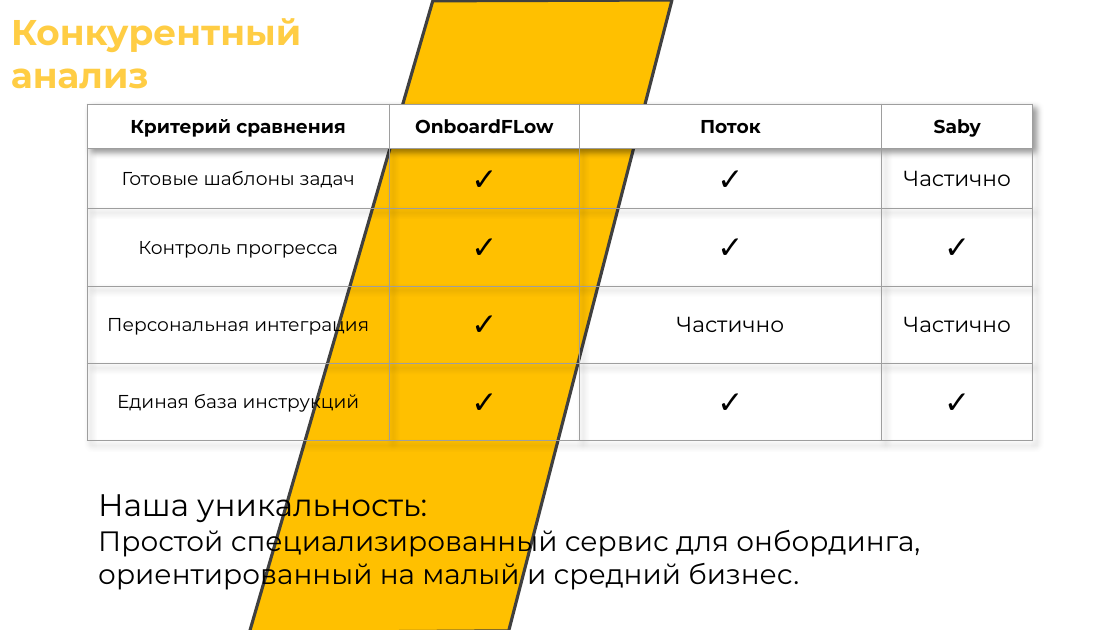
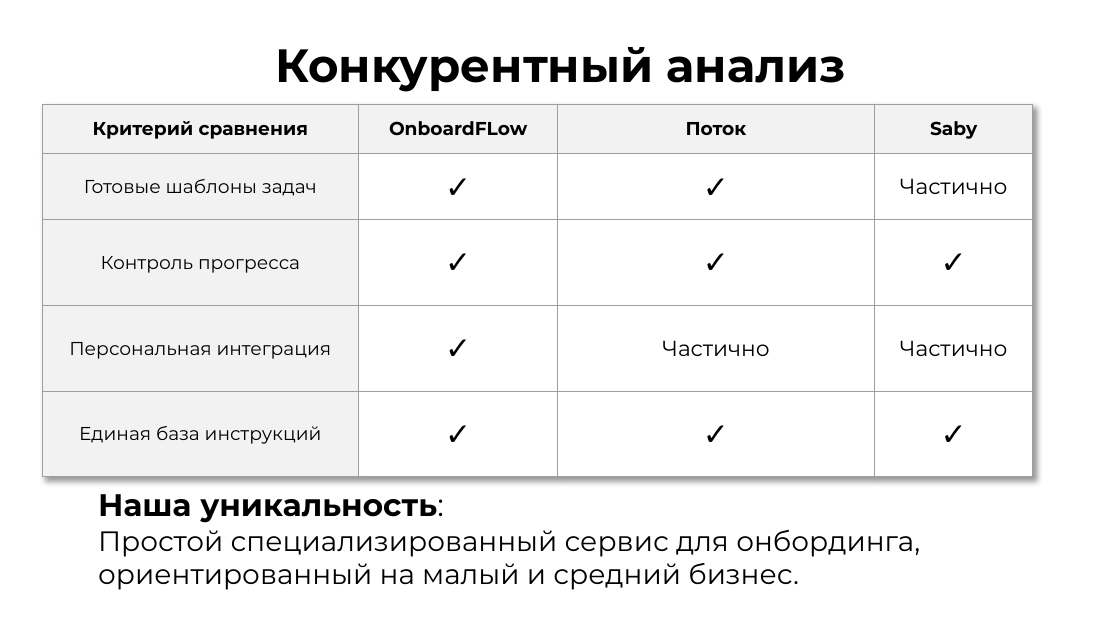
Before and after one commit to zetLighter/tech-pred, a slide deck: slide 5 of OnboardFlow.pptx. Drawn at 1120x630 pixels with LibreOffice and Linux fonts; fonts in the diff are those of the drawing; background and template pictures are left out. Boxes give left, top, right and bottom in pixels: in the first picture for what was removed or moved away, otherwise in the second. Text is boxed around its words. In the diff, an @@ line names an element or a change of style, - is before the commit and + after.

```diff
--- a/OnboardFlow.pptx
+++ b/OnboardFlow.pptx
@@ freeform shape removed at (250, 0, 672, 630) @@
@@ text at (275, 47, 846, 92): text changed; size 23 to 30 pt; text colour #FFCD44 to #000000 @@
-Конкурентный
-анализ
+Конкурентный анализ
@@ table at (43, 104, 1033, 477) @@
@@ fill #FFFFFF to #F2F2F2 in row 1 @@
@@ fill none to #F2F2F2 in 4 cells @@
@@ fill none to #FFFFFF in 12 cells @@
@@ borders changed @@
@@ table: place and size @@
-table at (87, 104, 1033, 441)
+table at (43, 104, 1033, 477)
@@ text "Наша уникальность:" at (98, 494, 920, 590): bold on in "Наша уникальность:" @@
```
Also in this commit, not shown: 10 other slides changed, 2 other files.
